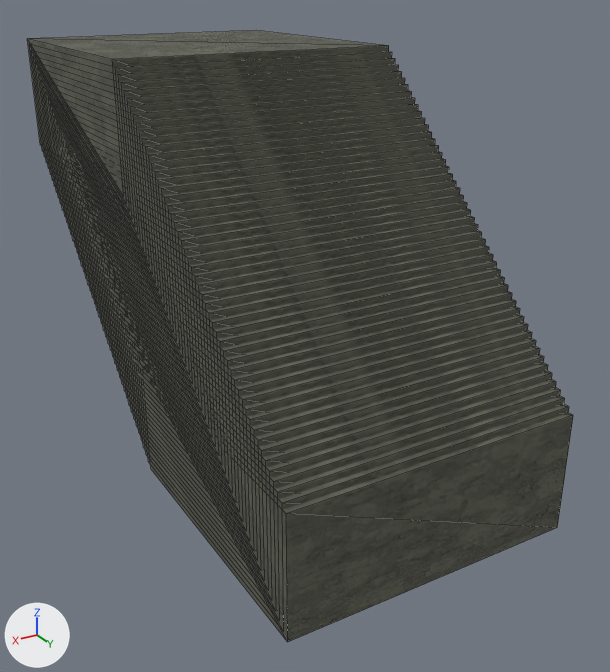
Before and after pictures for a commit that changed the glTF model BaseFramework 3D/Asset/Models/Terrains/Map/Castle/Slope/Slope.gltf.
Camera for both pictures: a 50 mm lens placed at (13.4, 20.4, 2.3), pointed at (-0.8, -3.1, -9.5). Every picture has the same lights, and +X, +Y and +Z are marked at lower left. The picture after the commit comes second. Mesh edges are drawn as thin lines.

Objects in the first picture: '立方体.001', '立方体.037', '立方体.040', '立方体.042', '立方体.043', '立方体.044', '立方体.045', '立方体.046', '立方体.047', '立方体.048', '立方体.050', '立方体.051' and 39 more.
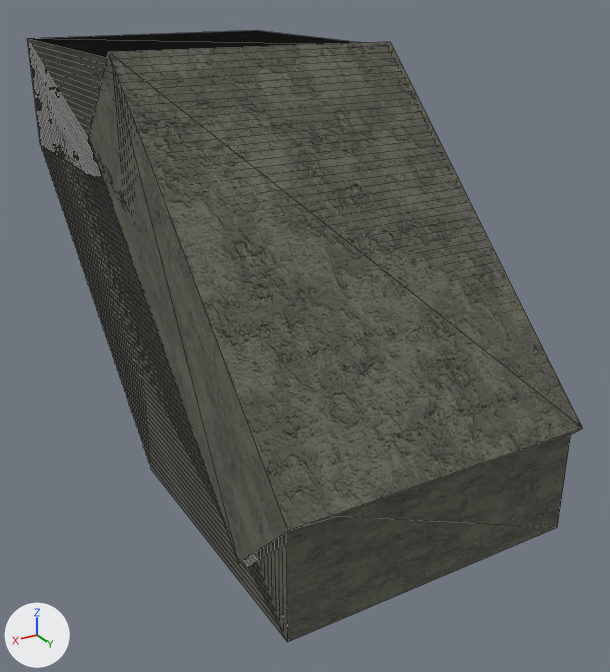
What differs and where, as boxes [x1, y1, x2, y2] in the pictures (610 x 672 px):
'COL2', added: after [88, 42, 583, 563]
'COL1', added: after [27, 30, 385, 185]
'立方体.001', unchanged, covered by the edit: before [27, 30, 389, 196]
'立方体.050', unchanged, covered by the edit: before [148, 404, 569, 632]; after [148, 458, 284, 632]
'立方体.049', unchanged, covered by the edit: before [146, 396, 565, 621]; after [146, 451, 280, 621]
'立方体.048', unchanged, covered by the edit: before [143, 388, 561, 610]; after [143, 443, 276, 610]

Patch to the scene script:
```diff
--- a/BaseFramework 3D/Asset/Models/Terrains/Map/Castle/Slope/Slope.gltf.py
+++ b/BaseFramework 3D/Asset/Models/Terrains/Map/Castle/Slope/Slope.gltf.py
@@ mat_マテリアル_002 @@
+mat_マテリアル_002 = bpy.data.materials.new('マテリアル.002')
+# uses the picture img_normalmap_png
+# uses the picture img_stone_2_c
@@ mat_マテリアル_001 @@
+mat_マテリアル_001 = bpy.data.materials.new('マテリアル.001')
+# uses the picture img_normalmap_png
+# uses the picture img_stone_2_c
@@ me_立方体_002 @@
+me_立方体_002.from_pydata(...)  # 8 vertices, 12 faces; spans x -5.37..4.89, y -7.94..5.55, z -13.25..0.13
+me_立方体_002.materials.append(mat_マテリアル_002)
@@ me_立方体_001 @@
+me_立方体_001.from_pydata(...)  # 8 vertices, 12 faces; spans x -5.27..4.8, y -14.91..-4.85, z -4.16..-0.06
+me_立方体_001.materials.append(mat_マテリアル_001)
@@ ob_col2 @@
+ob_col2 = bpy.data.objects.new('COL2', me_立方体_002)
+ob_col2.location = (0.0, 0.0, 0.0)
@@ ob_col1 @@
+ob_col1 = bpy.data.objects.new('COL1', me_立方体_001)
+ob_col1.location = (0.0, 0.0, 0.0)
```
